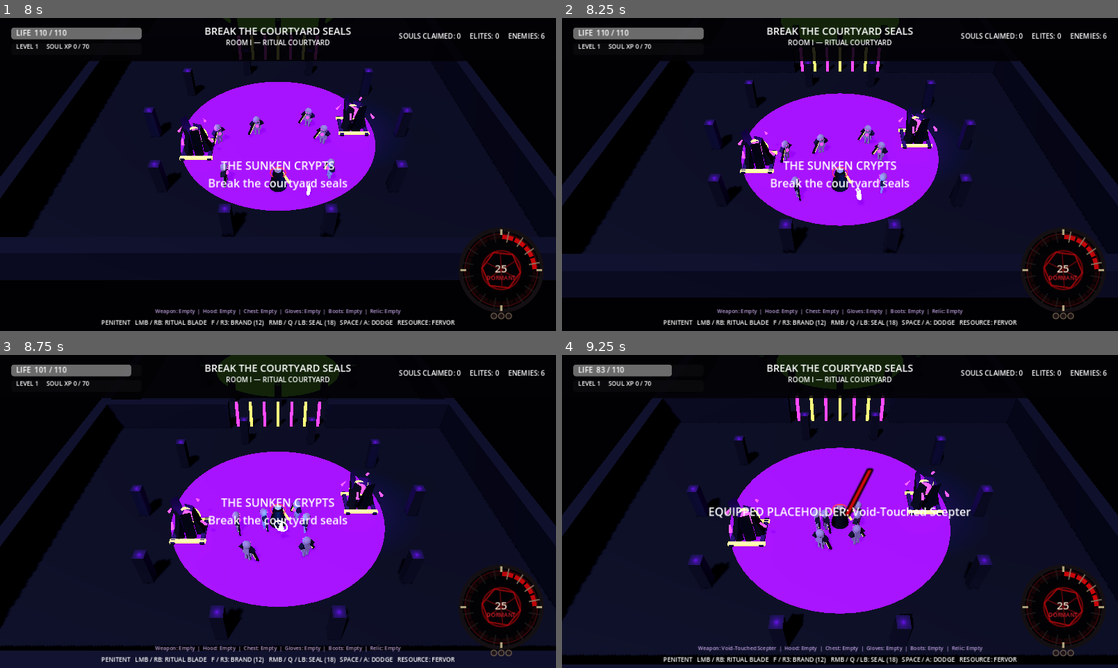
Above: before the commit, frames 1-4 (two rows, left to right).
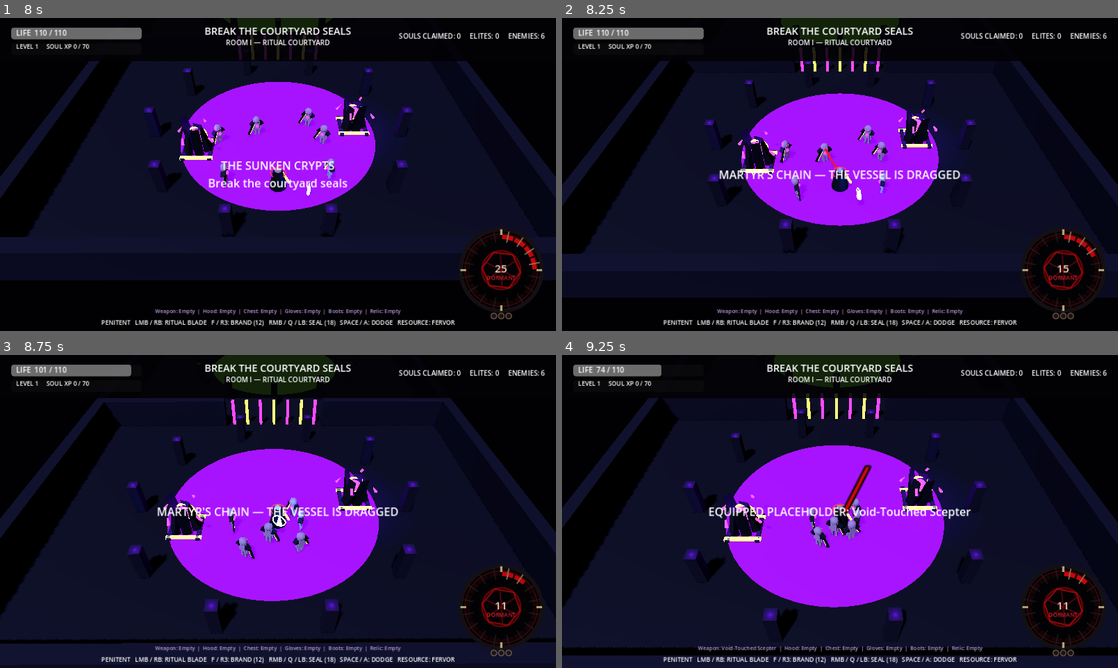
Above: after the commit, the same moments.

Repository: D3MISEarch/ABYSSFALL
Game: Godot game, scene res://main.tscn
Same seed, same stepped clock (60 frames per second), same inputs: the game is played once before the commit and once after it.
Inputs (mouse positions are in pixels of both pictures, inside the frame that each line leads up to):
- Up to frame 1 (8 s): click "VOID WARLOCK Master of the Hu…" at 0.5 s; tap Enter (ui_accept) at 1.25, 1.52, 4.52 s; move the mouse to (400, 158) at 1.27 s; hold D (move_right) 1.28-2 s; tap C at 1.35, 3.05, 4.55, 6.05 s; click (400, 158) at 1.42 s; drag from (166, 190) to (250, 237) at 2.02 s; move the mouse to (333, 105) at 2.77 s; hold D (move_right) 2.78-3.5 s; tap 1 (choose_1) at 2.85 s; drag from (250, 237) to (111, 127) at 3.52 s; move the mouse to (444, 221) at 4.27 s; hold A (move_left) 4.28-5 s; tap 3 (choose_3) at 4.35 s; tap I (inventory) at 4.9 s; drag from (111, 127) to (194, 96) at 5.02 s; tap R (restart) at 5.75 s; move the mouse to (305, 174) at 5.77 s; hold S (move_back) 5.78-6.5 s; tap E (interact) at 5.85 s; click (305, 174) at 5.92 s; click "THE PENITENT Saint of the Las…" at 6.5 s; drag from (194, 96) to (166, 190) at 7.27 s
- Up to frame 2 (8.25 s): move the mouse to (962, 158) at 8.02 s; hold W (move_forward) from 8.03 s (still down); tap C at 8.1 s
- Up to frame 3 (8.75 s): keep holding W (move_forward); tap Enter (ui_accept) at 8.27 s
- Up to frame 4 (9.25 s): release W (move_forward) at 8.75 s; drag from (728, 527) to (812, 574) at 8.77 s

Frame 1 is identical in both runs. In frame 2, 1.7% of the frame differs, in the area x 28-98%, y 37-82%; in frame 3, 11%; in frame 4, 13%, in the area x 0-100%, y 0-99%.

Commit message:
Implement Penitent Martyr's Chain movement
Add directional chain targeting, drag standard enemies, pull the Penitent toward brute and boss anchors, Complete Rite impact bonuses, animated links, a composed controller, tests, and playtest coverage.

Diff:
--- /dev/null
+++ b/scripts/characters/penitent/martyrs_chain_controller.gd
@@ -0,0 +1,228 @@
+extends Node
+class_name MartyrsChainController
+
+const RULES = preload("res://scripts/characters/penitent/martyrs_chain_rules.gd")
+const VISUAL_SCRIPT = preload("res://scripts/characters/penitent/martyrs_chain_visual.gd")
+const RITUAL_CONTROL_SCRIPT = preload("res://scripts/characters/penitent/ritual_control_component.gd")
+
+const FERVOR_COST := 14.0
+const COOLDOWN := 4.2
+
+var caster: CharacterBody3D
+var cooldown_remaining := 0.0
+var pull_active := false
+var pull_mode := ""
+var pull_target: Node3D
+var pull_start := Vector3.ZERO
+var pull_destination := Vector3.ZERO
+var pull_duration := 0.30
+var pull_elapsed := 0.0
+var target_kind := RULES.TARGET_STANDARD
+var target_had_complete_rite := false
+var target_control: RitualControlComponent
+var chain_visual: MartyrsChainVisual
+var caster_physics_was_active := true
+
+
+func bind_to(new_caster: CharacterBody3D) -> void:
+	caster = new_caster
+	process_priority = 90
+	set_process_unhandled_input(true)
+	set_physics_process(true)
+
+
+func _unhandled_input(event: InputEvent) -> void:
+	if not is_instance_valid(caster) or not bool(caster.get("alive")) or get_tree().paused:
+		return
+	var requested_chain := false
+	if event is InputEventKey:
+		var key_event := event as InputEventKey
+		requested_chain = (
+			key_event.pressed
+			and not key_event.echo
+			and (key_event.physical_keycode == KEY_C or key_event.keycode == KEY_C)
+		)
+	elif event is InputEventJoypadButton:
+		var button_event := event as InputEventJoypadButton
+		requested_chain = button_event.pressed and button_event.button_index == JOY_BUTTON_LEFT_STICK
+	if not requested_chain:
+		return
+	_cast_chain()
+	get_viewport().set_input_as_handled()
+
+
+func _physics_process(delta: float) -> void:
+	cooldown_remaining = maxf(cooldown_remaining - delta, 0.0)
+	if not pull_active:
+		return
+	if not is_instance_valid(caster) or not is_instance_valid(pull_target):
+		_finish_pull(false)
+		return
+
+	pull_elapsed = minf(pull_elapsed + delta, pull_duration)
+	var ratio := clampf(pull_elapsed / maxf(pull_duration, 0.001), 0.0, 1.0)
+	var eased := ratio * ratio * (3.0 - 2.0 * ratio)
+	var moving_body: Node3D = pull_target if pull_mode == RULES.MODE_PULL_TARGET else caster
+	moving_body.global_position = pull_start.lerp(pull_destination, eased)
+	if ratio >= 1.0:
+		_finish_pull(true)
+
+
+func get_snapshot() -> Dictionary:
+	return {
+		"cooldown": cooldown_remaining,
+		"pull_active": pull_active,
+		"mode": pull_mode,
+		"target_kind": target_kind,
+		"complete_rite": target_had_complete_rite,
+	}
+
+
+func _cast_chain() -> void:
+	if pull_active:
+		_emit_message("MARTYR'S CHAIN IS ALREADY DRAWN")
+		return
+	if cooldown_remaining > 0.0:
+		_emit_message("MARTYR'S CHAIN REFORMS IN %.1f" % cooldown_remaining)
+		return
+	var target := _select_target()
+	if not is_instance_valid(target):
+		_emit_message("MARTYR'S CHAIN FINDS NO ANCHOR")
+		return
+	if not caster.has_method("spend_fervor") or not bool(caster.spend_fervor(FERVOR_COST)):
+		_emit_message("MARTYR'S CHAIN REQUIRES %d FERVOR" % int(FERVOR_COST))
+		return
+
+	pull_target = target
+	target_kind = _resolve_target_kind(target)
+	pull_mode = RULES.resolve_mode(target_kind)
+	target_had_complete_rite = _has_complete_rite(target)
+	pull_duration = RULES.get_pull_duration(target_kind)
+	pull_elapsed = 0.0
+	pull_active = true
+	cooldown_remaining = COOLDOWN
+
+	if pull_mode == RULES.MODE_PULL_TARGET:
+		pull_start = target.global_position
+		pull_destination = RULES.calculate_destination(caster.global_position, target.global_position, pull_mode)
+		target_control = _get_or_create_control(target)
+		if is_instance_valid(target_control):
+			target_control.apply_source(get_instance_id(), 0.0, pull_duration + 0.18, pull_duration + 0.10)
+	else:
+		pull_start = caster.global_position
+		pull_destination = RULES.calculate_destination(caster.global_position, target.global_position, pull_mode)
+		caster_physics_was_active = caster.is_physics_processing()
+		caster.set_physics_process(false)
+		caster.velocity = Vector3.ZERO
+		if caster.get("invulnerability_time") != null:
+			caster.set(
+				"invulnerability_time",
+				maxf(float(caster.get("invulnerability_time")), pull_duration + 0.16)
+			)
+
+	_spawn_visual(target)
+	if caster.has_method("set_combat_active"):
+		caster.set_combat_active(true)
+	_emit_message(
+		"MARTYR'S CHAIN — THE VESSEL IS DRAGGED"
+		if pull_mode == RULES.MODE_PULL_TARGET
+		else "MARTYR'S CHAIN — THE PENITENT ANSWERS"
+	)
+
+
+func _select_target() -> Node3D:
+	var best_target: Node3D
+	var best_score := -1.0
+	for candidate in get_tree().get_nodes_in_group("enemies"):
+		var enemy := candidate as Node3D
+		if not is_instance_valid(enemy):
+			continue
+		if enemy.get("alive") != null and not bool(enemy.get("alive")):
+			continue
+		var mark_state := _get_mark_state(enemy)
+		var score: float = RULES.score_target(
+			caster.global_position,
+			Vector3(caster.get("facing")),
+			enemy.global_position,
+			mark_state > 0
+		)
+		if score > best_score:
+			best_score = score
+			best_target = enemy
+	return best_target
+
+
+func _finish_pull(apply_impact: bool) -> void:
+	if not pull_active:
+		return
+	if apply_impact and is_instance_valid(pull_target) and pull_target.has_method("take_damage"):
+		var damage := RULES.get_impact_damage(target_kind, target_had_complete_rite)
+		pull_target.take_damage(damage)
+		if target_had_complete_rite and is_instance_valid(caster) and caster.has_method("add_fervor"):
+			caster.add_fervor(3.0)
+			_emit_message("THE COMPLETED RITE TIGHTENS THE CHAIN")
+
+	if is_instance_valid(target_control):
+		target_control.remove_source(get_instance_id())
+	target_control = null
+	if pull_mode == RULES.MODE_PULL_CASTER and is_instance_valid(caster) and caster_physics_was_active:
+		caster.set_physics_process(true)
+	if is_instance_valid(chain_visual):
+		chain_visual.dismiss()
+	chain_visual = null
+	pull_active = false
+	pull_target = null
+	pull_mode = ""
+
+
+func _get_or_create_control(enemy: Node3D) -> RitualControlComponent:
+	var existing := enemy.get_node_or_null("RitualControl") as RitualControlComponent
+	if is_instance_valid(existing):
+		return existing
+	var control := RITUAL_CONTROL_SCRIPT.new() as RitualControlComponent
+	control.name = "RitualControl"
+	enemy.add_child(control)
+	control.bind_to(enemy)
+	return control
+
+
+func _resolve_target_kind(enemy: Node3D) -> String:
+	if enemy.is_in_group("bosses") or enemy.has_signal("phase_changed"):
+		return RULES.TARGET_BOSS
+	var script := enemy.get_script() as Script
+	var script_path := script.resource_path if is_instance_valid(script) else ""
+	if script_path.ends_with("crypt_brute.gd") or enemy.name.to_lower().contains("brute"):
+		return RULES.TARGET_BRUTE
+	return RULES.TARGET_STANDARD
+
+
+func _get_mark_state(enemy: Node3D) -> int:
+	var mark := enemy.get_node_or_null("RiteMark")
+	if not is_instance_valid(mark) or not mark.has_method("get_snapshot"):
+		return 0
+	var snapshot: Dictionary = mark.get_snapshot()
+	return int(snapshot.get("state", 0))
+
+
+func _has_complete_rite(enemy: Node3D) -> bool:
+	return _get_mark_state(enemy) >= 3
+
+
+func _spawn_visual(target: Node3D) -> void:
+	var scene_root := get_tree().current_scene
+	if not is_instance_valid(scene_root):
+		scene_root = caster.get_parent()
+	chain_visual = VISUAL_SCRIPT.new() as MartyrsChainVisual
+	chain_visual.name = "MartyrsChainVisual"
+	scene_root.add_child(chain_visual)
+	chain_visual.bind(caster, target, target_had_complete_rite)
+
+
+func _emit_message(text: String) -> void:
+	if is_instance_valid(caster) and caster.has_signal("ability_message"):
+		caster.emit_signal("ability_message", text)
+
+
+func _exit_tree() -> void:
+	if pull_active:
+		_finish_pull(false)
--- /dev/null
+++ b/scripts/characters/penitent/martyrs_chain_rules.gd
@@ -0,0 +1,64 @@
+extends RefCounted
+class_name MartyrsChainRules
+
+const TARGET_STANDARD := "standard"
+const TARGET_BRUTE := "brute"
+const TARGET_BOSS := "boss"
+const MODE_PULL_TARGET := "pull_target"
+const MODE_PULL_CASTER := "pull_caster"
+const MAX_TARGET_RANGE := 10.0
+const MIN_FORWARD_DOT := -0.18
+const STANDARD_STOP_DISTANCE := 1.8
+const ANCHOR_STOP_DISTANCE := 2.6
+
+
+static func score_target(
+	caster_position: Vector3,
+	facing: Vector3,
+	target_position: Vector3,
+	has_rite_mark: bool
+) -> float:
+	var offset: Vector3 = target_position - caster_position
+	offset.y = 0.0
+	var distance := offset.length()
+	if distance <= 0.05 or distance > MAX_TARGET_RANGE:
+		return -1.0
+	var flat_facing := facing
+	flat_facing.y = 0.0
+	if flat_facing.length_squared() <= 0.001:
+		flat_facing = Vector3(0.0, 0.0, -1.0)
+	var forward_dot := flat_facing.normalized().dot(offset / distance)
+	if forward_dot < MIN_FORWARD_DOT:
+		return -1.0
+	var mark_bonus := 0.42 if has_rite_mark else 0.0
+	return forward_dot * 2.1 + (1.0 - distance / MAX_TARGET_RANGE) + mark_bonus
+
+
+static func resolve_mode(target_kind: String) -> String:
+	return MODE_PULL_CASTER if target_kind in [TARGET_BRUTE, TARGET_BOSS] else MODE_PULL_TARGET
+
+
+static func calculate_destination(
+	caster_position: Vector3,
+	target_position: Vector3,
+	mode: String
+) -> Vector3:
+	var offset: Vector3 = target_position - caster_position
+	offset.y = 0.0
+	var direction := offset.normalized() if offset.length_squared() > 0.001 else Vector3(0.0, 0.0, -1.0)
+	if mode == MODE_PULL_CASTER:
+		var caster_destination := target_position - direction * ANCHOR_STOP_DISTANCE
+		caster_destination.y = caster_position.y
+		return caster_destination
+	var target_destination := caster_position + direction * STANDARD_STOP_DISTANCE
+	target_destination.y = target_position.y
+	return target_destination
+
+
+static func get_pull_duration(target_kind: String) -> float:
+	return 0.24 if target_kind in [TARGET_BRUTE, TARGET_BOSS] else 0.30
+
+
+static func get_impact_damage(target_kind: String, has_complete_rite: bool) -> int:
+	var base_damage := 7 if target_kind == TARGET_STANDARD else 4
+	return base_damage + (5 if has_complete_rite else 0)
--- /dev/null
+++ b/scripts/characters/penitent/martyrs_chain_visual.gd
@@ -0,0 +1,76 @@
+extends Node3D
+class_name MartyrsChainVisual
+
+var source: Node3D
+var target: Node3D
+var links: Array[MeshInstance3D] = []
+var active := true
+var pulse_time := 0.0
+
+
+func bind(new_source: Node3D, new_target: Node3D, complete_rite: bool = false) -> void:
+	source = new_source
+	target = new_target
+	top_level = true
+	_build_links(complete_rite)
+
+
+func _process(delta: float) -> void:
+	if not active:
+		return
+	if not is_instance_valid(source) or not is_instance_valid(target):
+		dismiss()
+		return
+	pulse_time += delta
+	_update_links()
+
+
+func dismiss() -> void:
+	if not active:
+		return
+	active = false
+	var tween := create_tween()
+	tween.tween_property(self, "scale", Vector3(0.05, 0.05, 0.05), 0.10)
+	tween.tween_callback(queue_free)
+
+
+func _build_links(complete_rite: bool) -> void:
+	var chain_color := Color(0.72, 0.018, 0.028) if not complete_rite else Color(0.34, 0.88, 0.055)
+	var material := StandardMaterial3D.new()
+	material.albedo_color = chain_color
+	material.metallic = 0.72
+	material.roughness = 0.34
+	material.emission_enabled = true
+	material.emission = chain_color * 2.4
+	material.emission_energy_multiplier = 2.0
+
+	for index in range(13):
+		var link := MeshInstance3D.new()
+		var mesh := BoxMesh.new()
+		mesh.size = Vector3(0.12, 0.08, 0.26)
+		link.mesh = mesh
+		link.material_override = material
+		add_child(link)
+		links.append(link)
+	_update_links()
+
+
+func _update_links() -> void:
+	if links.is_empty():
+		return
+	var start := source.global_position + Vector3(0.0, 0.75, 0.0)
+	var finish := target.global_position + Vector3(0.0, 0.72, 0.0)
+	var direction := finish - start
+	var length := direction.length()
+	if length <= 0.01:
+		return
+	var yaw := atan2(-direction.x, -direction.z)
+	var pitch := asin(clampf(direction.y / length, -1.0, 1.0))
+	for index in range(links.size()):
+		var t := (float(index) + 0.5) / float(links.size())
+		var sag := sin(t * PI) * minf(length * 0.08, 0.42)
+		var link := links[index]
+		link.global_position = start.lerp(finish, t) + Vector3(0.0, -sag, 0.0)
+		link.global_rotation = Vector3(pitch, yaw, sin(pulse_time * 8.0 + float(index)) * 0.18)
+		var pulse := 1.0 + sin(pulse_time * 10.0 + float(index) * 0.65) * 0.12
+		link.scale = Vector3.ONE * pulse
--- /dev/null
+++ b/scripts/characters/penitent_playable.gd
@@ -0,0 +1,14 @@
+extends "res://scripts/characters/penitent_character.gd"
+class_name PenitentPlayable
+
+const MARTYRS_CHAIN_CONTROLLER_SCRIPT = preload("res://scripts/characters/penitent/martyrs_chain_controller.gd")
+
+var martyrs_chain_controller: MartyrsChainController
+
+
+func _ready() -> void:
+	super._ready()
+	martyrs_chain_controller = MARTYRS_CHAIN_CONTROLLER_SCRIPT.new() as MartyrsChainController
+	martyrs_chain_controller.name = "MartyrsChainController"
+	add_child(martyrs_chain_controller)
+	martyrs_chain_controller.bind_to(self)
--- a/scripts/core/character_factory.gd
+++ b/scripts/core/character_factory.gd
@@ -3,7 +3,7 @@
 
 const CHARACTER_CONTRACT = preload("res://scripts/core/character_contract.gd")
 const VOID_WARLOCK_SCRIPT = preload("res://scripts/characters/void_warlock.gd")
-const PENITENT_SCRIPT = preload("res://scripts/characters/penitent_character.gd")
+const PENITENT_SCRIPT = preload("res://scripts/characters/penitent_playable.gd")
 
 const DEFAULT_CLASS_ID := "void_warlock"
 
@@ -46,7 +46,7 @@
 		"tags": ["Hybrid", "Setup", "Area Control", "Risk/Reward"],
 		"difficulty": "High",
 		"skill_branches": ["Brands", "Circles", "Sacrifice"],
-		"abilities": ["Ritual Blade", "Brand of Ruin", "Seal of Binding", "Sacrament"],
+		"abilities": ["Ritual Blade", "Brand of Ruin", "Seal of Binding", "Martyr's Chain"],
 		"fantasy": "Carve laws into flesh and force reality to obey the completed rite.",
 		"strengths": "Explosive ritual networks, battlefield control, chain reactions.",
 		"risks": "Requires setup and may pay for power with blood.",
--- /dev/null
+++ b/tests/test_martyrs_chain.gd
@@ -0,0 +1,85 @@
+extends SceneTree
+
+const RULES = preload("res://scripts/characters/penitent/martyrs_chain_rules.gd")
+
+var failures := 0
+
+
+func _init() -> void:
+	call_deferred("_run_tests")
+
+
+func _run_tests() -> void:
+	_test_target_scoring()
+	_test_pull_modes()
+	_test_standard_destination()
+	_test_anchor_destination()
+	_test_damage_and_duration()
+
+	if failures > 0:
+		printerr("Martyr's Chain tests failed: %d" % failures)
+		quit(1)
+		return
+	print("Martyr's Chain tests passed.")
+	quit(0)
+
+
+func _test_target_scoring() -> void:
+	var unmarked := RULES.score_target(Vector3.ZERO, Vector3(0.0, 0.0, -1.0), Vector3(0.0, 0.0, -5.0), false)
+	var marked := RULES.score_target(Vector3.ZERO, Vector3(0.0, 0.0, -1.0), Vector3(0.0, 0.0, -5.0), true)
+	var behind := RULES.score_target(Vector3.ZERO, Vector3(0.0, 0.0, -1.0), Vector3(0.0, 0.0, 4.0), true)
+	var too_far := RULES.score_target(Vector3.ZERO, Vector3(0.0, 0.0, -1.0), Vector3(0.0, 0.0, -10.5), true)
+	_assert_true(marked > unmarked, "Rite-marked targets receive targeting preference")
+	_assert_float(behind, -1.0, "Targets behind the caster are rejected")
+	_assert_float(too_far, -1.0, "Targets outside chain range are rejected")
+
+
+func _test_pull_modes() -> void:
+	_assert_equal(RULES.resolve_mode(RULES.TARGET_STANDARD), RULES.MODE_PULL_TARGET, "Standard enemies are dragged to the Penitent")
+	_assert_equal(RULES.resolve_mode(RULES.TARGET_BRUTE), RULES.MODE_PULL_CASTER, "Brutes anchor the Penitent")
+	_assert_equal(RULES.resolve_mode(RULES.TARGET_BOSS), RULES.MODE_PULL_CASTER, "Bosses anchor the Penitent")
+
+
+func _test_standard_destination() -> void:
+	var destination := RULES.calculate_destination(Vector3.ZERO, Vector3(0.0, 2.0, -8.0), RULES.MODE_PULL_TARGET)
+	_assert_vector(destination, Vector3(0.0, 2.0, -1.8), "Standard target stops at melee distance and preserves its height")
+
+
+func _test_anchor_destination() -> void:
+	var destination := RULES.calculate_destination(Vector3.ZERO, Vector3(0.0, 3.0, -8.0), RULES.MODE_PULL_CASTER)
+	_assert_vector(destination, Vector3(0.0, 0.0, -5.4), "Caster stops outside the anchor target and preserves caster height")
+
+
+func _test_damage_and_duration() -> void:
+	_assert_equal(RULES.get_impact_damage(RULES.TARGET_STANDARD, false), 7, "Standard chain impact uses base damage")
+	_assert_equal(RULES.get_impact_damage(RULES.TARGET_STANDARD, true), 12, "Complete Rite adds impact damage")
+	_assert_equal(RULES.get_impact_damage(RULES.TARGET_BOSS, true), 9, "Boss anchor uses reduced base damage plus Rite bonus")
+	_assert_true(RULES.get_pull_duration(RULES.TARGET_BOSS) < RULES.get_pull_duration(RULES.TARGET_STANDARD), "Anchor pulls resolve faster than dragged targets")
+
+
+func _assert_true(condition: bool, label: String) -> void:
+	if condition:
+		return
+	failures += 1
+	printerr("FAIL: %s" % label)
+
+
+func _assert_equal(actual, expected, label: String) -> void:
+	if actual == expected:
+		return
+	failures += 1
+	printerr("FAIL: %s — expected %s, got %s" % [label, str(expected), str(actual)])
+
+
+func _assert_float(actual: float, expected: float, label: String) -> void:
+	if is_equal_approx(actual, expected):
+		return
+	failures += 1
+	printerr("FAIL: %s — expected %.3f, got %.3f" % [label, expected, actual])
+
+
+func _assert_vector(actual: Vector3, expected: Vector3, label: String) -> void:
+	if actual.is_equal_approx(expected):
+		return
+	failures += 1
+	printerr("FAIL: %s — expected %s, got %s" % [label, str(expected), str(actual)])
Not shown, changed: .github/workflows/godot-hotfix3-validation.yml
Not shown, changed: docs/PENITENT_PLAYTEST.md
